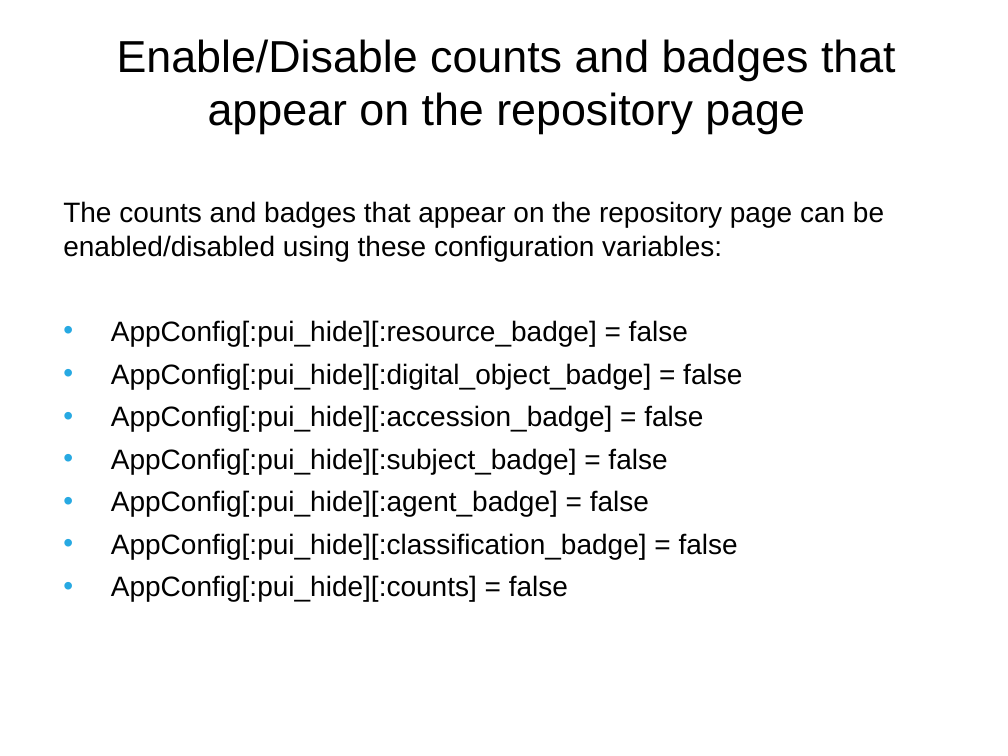
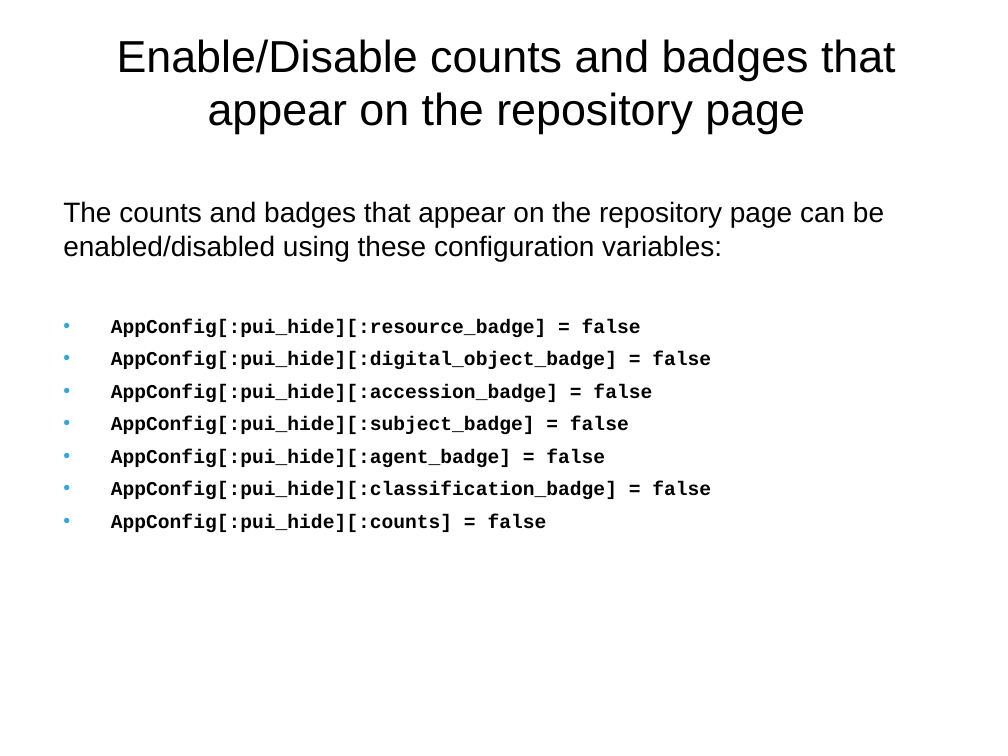
Before and after one commit to archivesspace/tech-docs, a slide deck: slide 8 of customization/customizing_PUI_examples/OnlineForumCustomizing.pptx. Drawn at 1008x756 pixels with LibreOffice and Linux fonts; fonts in the diff are those of the drawing; background and template pictures are left out. Boxes give left, top, right and bottom in pixels: in the first picture for what was removed or moved away, otherwise in the second. Text is boxed around its words. In the diff, an @@ line names an element or a change of style, - is before the commit and + after.

```diff
--- a/customization/customizing_PUI_examples/OnlineForumCustomizing.pptx
+++ b/customization/customizing_PUI_examples/OnlineForumCustomizing.pptx
@@ text at (x1=111, y1=319, x2=711, y2=532): size 20 to 14 pt, font Arial to Courier New, bold on in "AppConfig[:pui_hide][:resource_badge] = false", "AppConfig[:pui_hide][:digital_object_badge] = false", "AppConfig[:pui_hide][:accession_badge] = false", "AppConfig[:pui_hide][:subject_badge] = false" and 3 more places @@
```
Also in this commit, not shown: 7 other slides changed.
